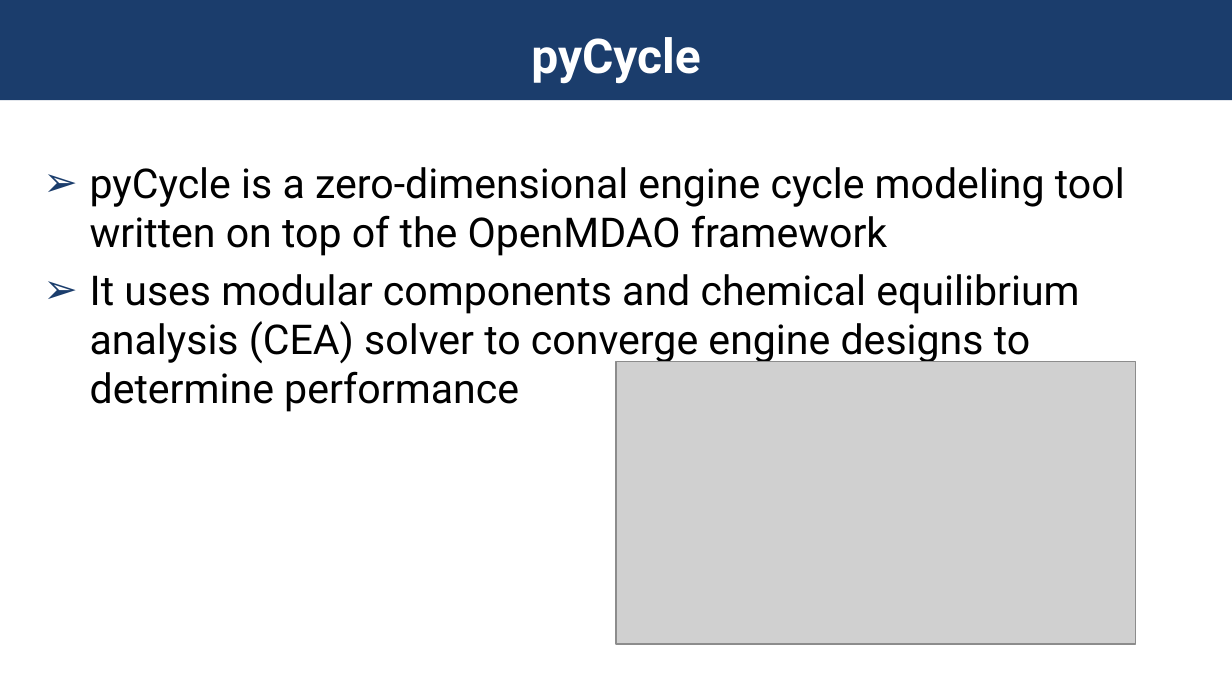
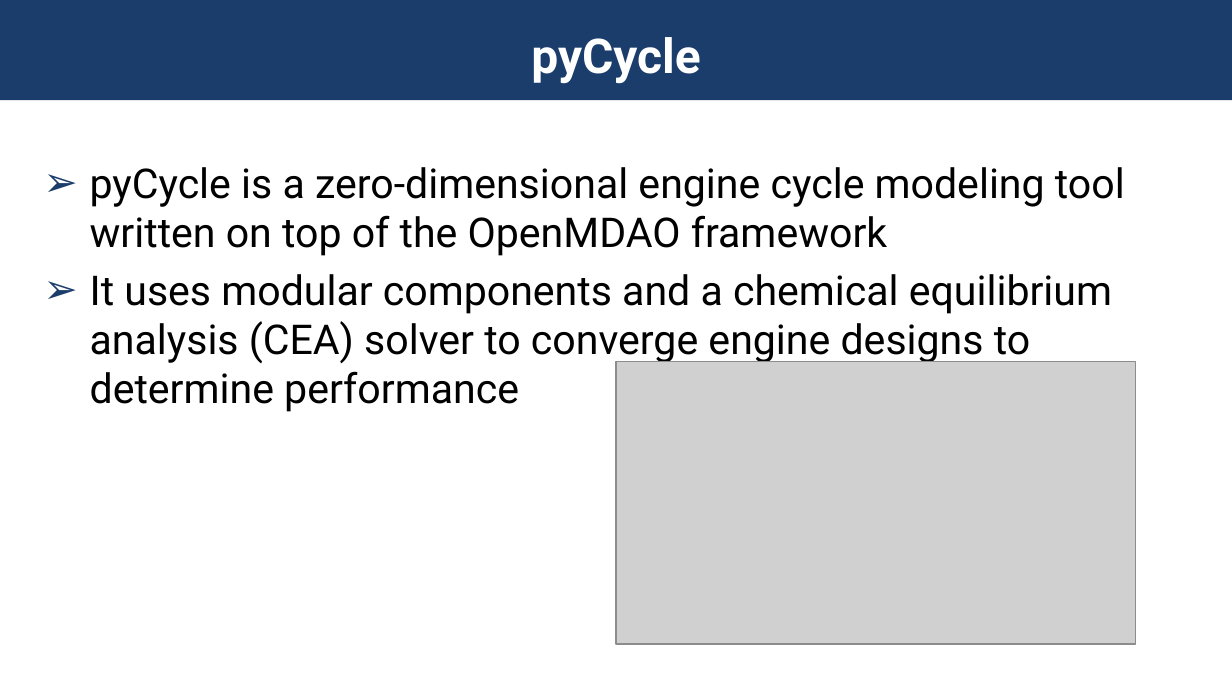
Before and after one commit to patma20/aviation2023-emissionProp, a slide deck: slide 8 of conference-slides/presentation.pptx. Drawn at 1232x693 pixels with LibreOffice and Linux fonts; fonts in the diff are those of the drawing; grey boxes stand for pictures; background and template pictures are left out. Boxes give left, top, right and bottom in pixels: in the first picture for what was removed or moved away, otherwise in the second. Text is boxed around its words. In the diff, an @@ line names an element or a change of style, - is before the commit and + after.

```diff
--- a/conference-slides/presentation.pptx
+++ b/conference-slides/presentation.pptx
@@ text at [90, 274, 1112, 412]: text changed @@
-➢ It uses modular components and chemical equilibrium analysis (CEA) solver to converge engine designs to determine performance
+➢ It uses modular components and a chemical equilibrium analysis (CEA) solver to converge engine designs to determine performance
```
Also in this commit, not shown: 9 other slides changed, 11 slides added, 4 slides removed, 3 other files.
